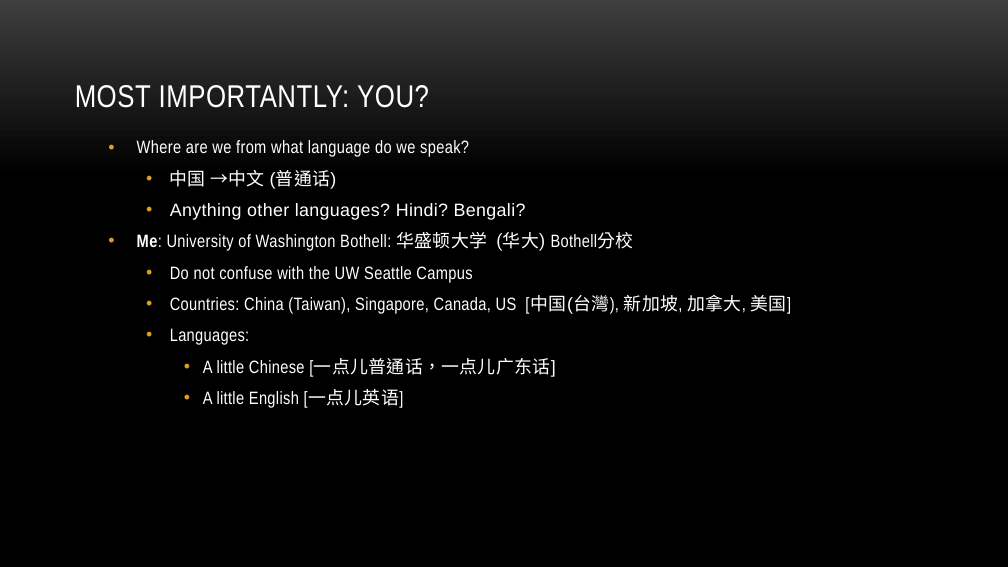
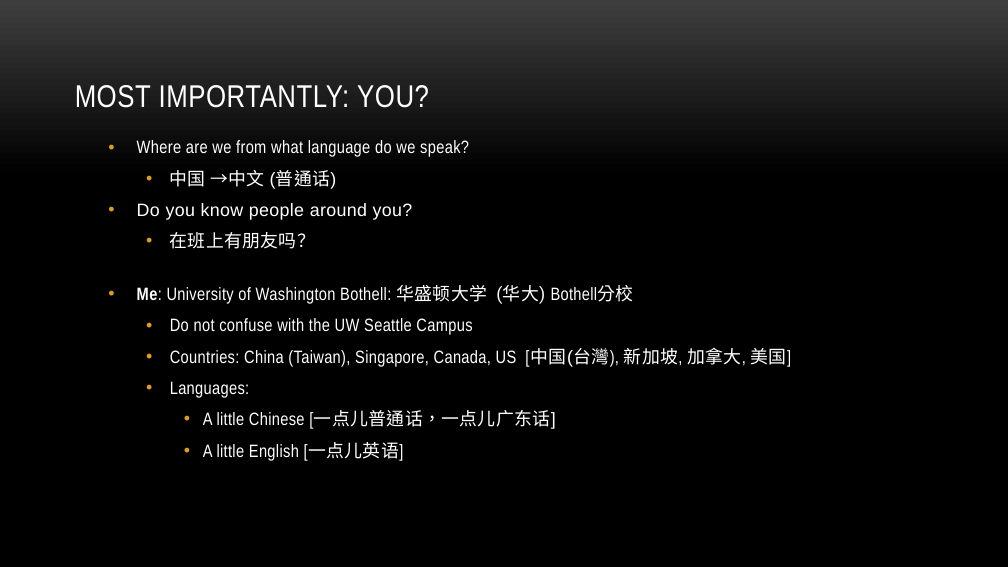
Before and after one commit to myuwbclasses/IntroGameDev-XJTU, a slide deck: slide 2 of PPT/Intro.pptx (slide 5 before the commit). Drawn at 1008x567 pixels with LibreOffice and Linux fonts; fonts in the diff are those of the drawing; background and template pictures are left out. Boxes give left, top, right and bottom in pixels: in the first picture for what was removed or moved away, otherwise in the second. Text is boxed around its words. In the diff, an @@ line names an element or a change of style, - is before the commit and + after.

```diff
--- a/PPT/Intro.pptx
+++ b/PPT/Intro.pptx
@@ text at [137,203,413,249]: text changed @@
-  • Anything other languages? Hindi? Bengali?
+• Do you know people around you?
+  • 在班上有朋友吗？
```
Also in this commit, not shown: 6 other slides changed, 1 slide added, 3 slides removed, 3 other files.
